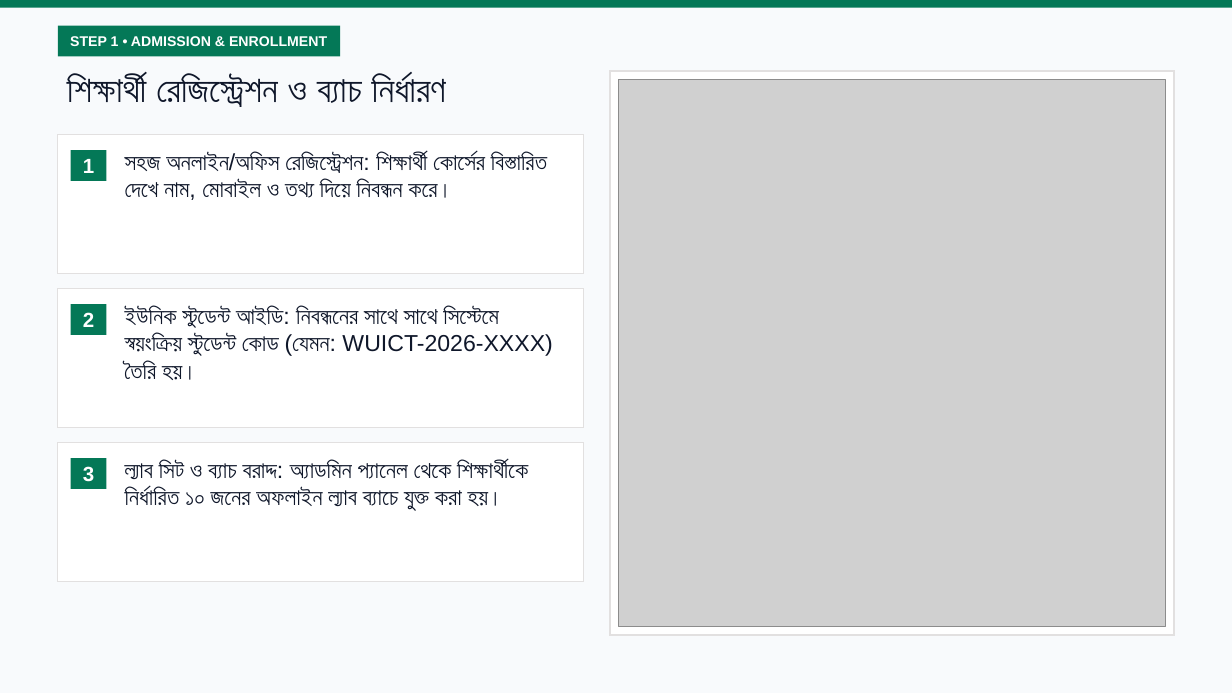
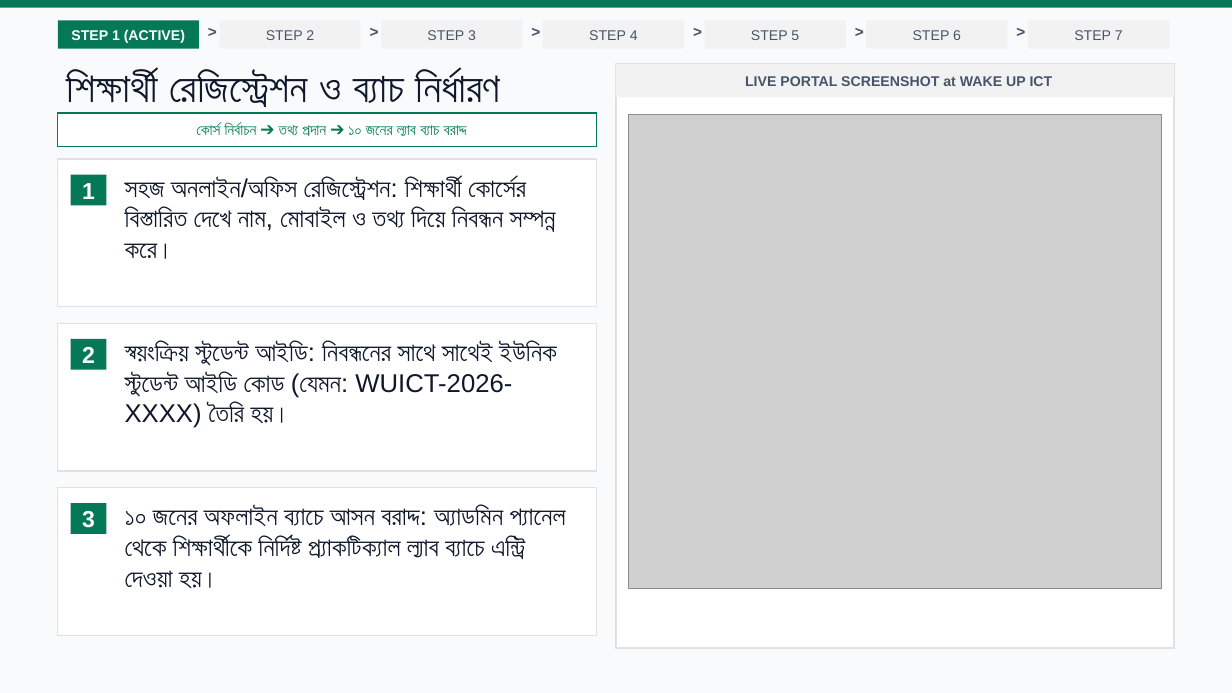
Before and after one commit to mahadihasanpranto786/wakeupict, a slide deck: slide 3 of Wake_Up_ICT_Student_Portal_Presentation.pptx. Drawn at 1232x693 pixels with LibreOffice and Linux fonts; fonts in the diff are those of the drawing; grey boxes stand for pictures. Boxes give left, top, right and bottom in pixels: in the first picture for what was removed or moved away, otherwise in the second. Text is boxed around its words. In the diff, an @@ line names an element or a change of style, - is before the commit and + after.

```diff
--- a/Wake_Up_ICT_Student_Portal_Presentation.pptx
+++ b/Wake_Up_ICT_Student_Portal_Presentation.pptx
@@ rectangle "STEP 1 (ACTIVE)": place and size @@
-rectangle "STEP 1 (ACTIVE)" at (57, 26, 340, 56)
+rectangle "STEP 1 (ACTIVE)" at (57, 20, 199, 49)
@@ text in rectangle at (71, 29, 185, 43): text changed @@
-STEP 1 • ADMISSION & ENROLLMENT
+STEP 1 (ACTIVE)
@@ text added at (199, 18, 219, 45), 12 pt, text #475569, bold @@
+>
@@ rectangle added at (220, 20, 361, 49), fill #F2F2F2, 11 pt, text #475569 @@
+STEP 2
@@ text added at (360, 18, 381, 45), 12 pt, text #475569, bold @@
+>
@@ rectangle added at (381, 20, 522, 49), fill #F2F2F2, 11 pt, text #475569 @@
+STEP 3
@@ text added at (522, 18, 543, 45), 12 pt, text #475569, bold @@
+>
@@ rectangle added at (543, 20, 685, 49), fill #F2F2F2, 11 pt, text #475569 @@
+STEP 4
@@ text added at (684, 18, 704, 45), 12 pt, text #475569, bold @@
+>
@@ rectangle added at (704, 20, 846, 49), fill #F2F2F2, 11 pt, text #475569 @@
+STEP 5
@@ text added at (846, 18, 866, 45), 12 pt, text #475569, bold @@
+>
@@ rectangle added at (867, 20, 1008, 49), fill #F2F2F2, 11 pt, text #475569 @@
+STEP 6
@@ text added at (1007, 18, 1028, 45), 12 pt, text #475569, bold @@
+>
@@ rectangle added at (1028, 20, 1169, 49), fill #F2F2F2, 11 pt, text #475569 @@
+STEP 7
@@ text "শিক্ষার্থী রেজিস্ট্রেশন ও ব্যাচ নির্ধারণ" at (67, 69, 500, 113): size 28 to 32 pt @@
@@ rectangle: place and size @@
-rectangle at (610, 70, 1175, 635)
+rectangle at (616, 64, 1175, 648)
@@ rectangle added at (616, 64, 1175, 97), fill #F2F2F2, 11 pt, text #475569, bold @@
+LIVE PORTAL SCREENSHOT at WAKE UP ICT
@@ rectangle added at (57, 113, 596, 146), fill #FFFFFF, outline #047857 1 pt, 12 pt, text #047857, bold @@
+কোর্স নির্বাচন ➔ তথ্য প্রদান ➔ ১০ জনের ল্যাব ব্যাচ বরাদ্দ
@@ picture: place and size @@
-picture at (618, 79, 1165, 627)
+picture at (629, 114, 1163, 588)
@@ rectangle: place and size @@
-rectangle at (57, 135, 583, 274)
+rectangle at (57, 159, 596, 307)
@@ rectangle "1": place and size @@
-rectangle "1" at (70, 150, 106, 180)
+rectangle "1" at (70, 175, 106, 205)
@@ text at (125, 177, 556, 259): text changed; size 18 to 20 pt @@
-সহজ অনলাইন/অফিস রেজিস্ট্রেশন: শিক্ষার্থী কোর্সের বিস্তারিত দেখে নাম, মোবাইল ও তথ্য দিয়ে নিবন্ধন করে।
+সহজ অনলাইন/অফিস রেজিস্ট্রেশন: শিক্ষার্থী কোর্সের বিস্তারিত দেখে নাম, মোবাইল ও তথ্য দিয়ে নিবন্ধন সম্পন্ন করে।
@@ rectangle: place and size @@
-rectangle at (57, 288, 583, 427)
+rectangle at (57, 323, 596, 471)
@@ rectangle "2": place and size @@
-rectangle "2" at (70, 304, 106, 335)
+rectangle "2" at (70, 339, 106, 370)
@@ text at (125, 341, 557, 428): text changed; size 18 to 20 pt @@
-ইউনিক স্টুডেন্ট আইডি: নিবন্ধনের সাথে সাথে সিস্টেমে স্বয়ংক্রিয় স্টুডেন্ট কোড (যেমন: WUICT-2026-XXXX) তৈরি হয়।
+স্বয়ংক্রিয় স্টুডেন্ট আইডি: নিবন্ধনের সাথে সাথেই ইউনিক স্টুডেন্ট আইডি কোড (যেমন: WUICT-2026-XXXX) তৈরি হয়।
@@ rectangle: place and size @@
-rectangle at (57, 443, 583, 581)
+rectangle at (57, 488, 596, 636)
@@ size 16 to 18 pt in 3 elements at (70, 175, 106, 205), (70, 339, 106, 370), (70, 503, 106, 533) @@
@@ rectangle "3": place and size @@
-rectangle "3" at (70, 458, 106, 489)
+rectangle "3" at (70, 503, 106, 533)
@@ text at (125, 505, 566, 588): text changed; size 18 to 20 pt @@
-ল্যাব সিট ও ব্যাচ বরাদ্দ: অ্যাডমিন প্যানেল থেকে শিক্ষার্থীকে নির্ধারিত ১০ জনের অফলাইন ল্যাব ব্যাচে যুক্ত করা হয়।
+১০ জনের অফলাইন ব্যাচে আসন বরাদ্দ: অ্যাডমিন প্যানেল থেকে শিক্ষার্থীকে নির্দিষ্ট প্র্যাকটিক্যাল ল্যাব ব্যাচে এন্ট্রি দেওয়া হয়।
```
Also in this commit, not shown: 8 other slides changed, 2 slides added, 1 slide removed, 2 other files.
